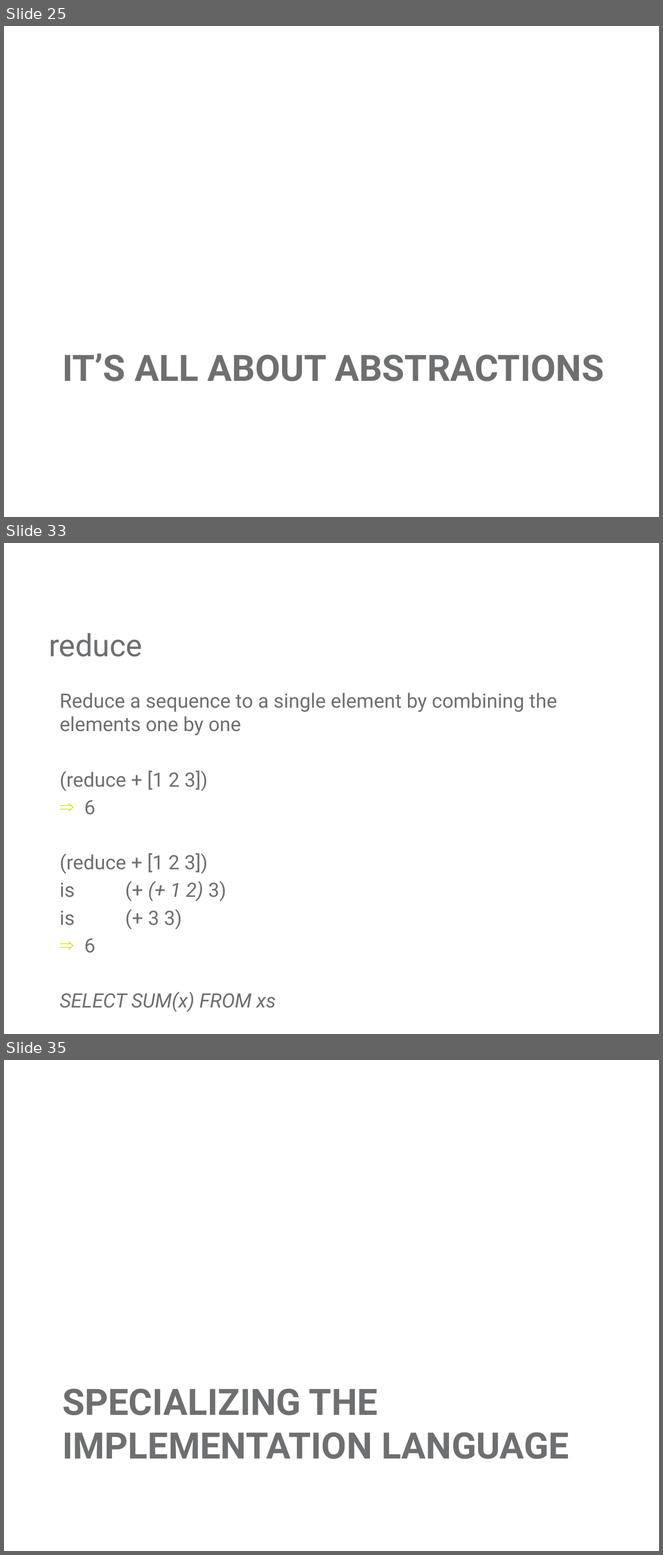
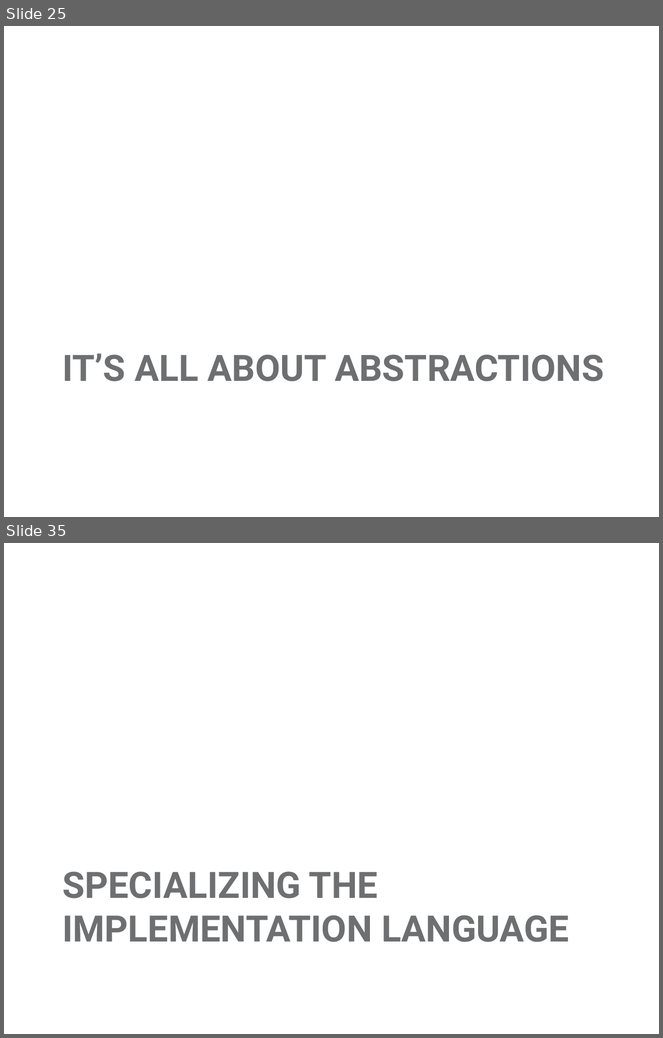
Before and after one commit to mjul/top-10-clojure-oredev-2011, a slide deck: Top Things to Learn From Clojure.pptx. Shown one above the other, each under a label of ours: slides 25, 33 and 35 before the commit, slides 25 and 35 after it; the slides between them are not shown. The pictures are 663x1555 and 663x1038 pixels, drawn with LibreOffice and Linux fonts; fonts in the diff are those of the drawing; background and template pictures are left out. Boxes give left, top, right and bottom in pixels: in the first picture for what was removed or moved away, otherwise in the second. Text is boxed around its words. In the diff, an @@ line names an element or a change of style, - is before the commit and + after.

Commit message:
Restructured abstraction/polymorphism into a single, shorter section.

```diff
--- a/Top Things to Learn From Clojure.pptx
+++ b/Top Things to Learn From Clojure.pptx
@@ slide 33 removed at <box>4,543,659,1034</box>, background #FFFFFF @@
@@ title removed at <box>49,633,142,657</box> @@
-reduce
@@ text removed at <box>60,693,557,1013</box> @@
-Reduce a sequence to a single element by combining the elements one by one
-(reduce + [1 2 3])
-⇒ 6
-(reduce + [1 2 3])
-is (+ (+ 1 2) 3)
-is (+ 3 3)
-⇒ 6
-SELECT SUM(x) FROM xs
```
Also in this commit, not shown: 9 slides changed, 2 slides added, 5 other slides removed, 4 other files.
